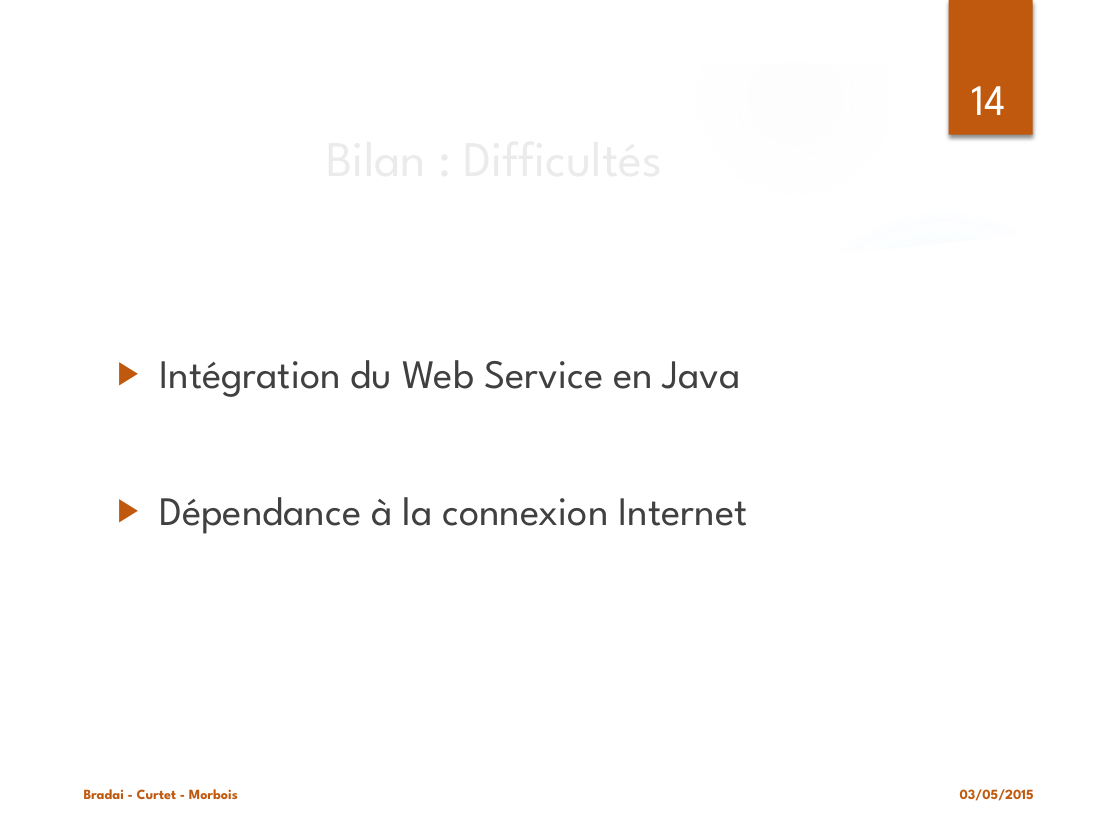
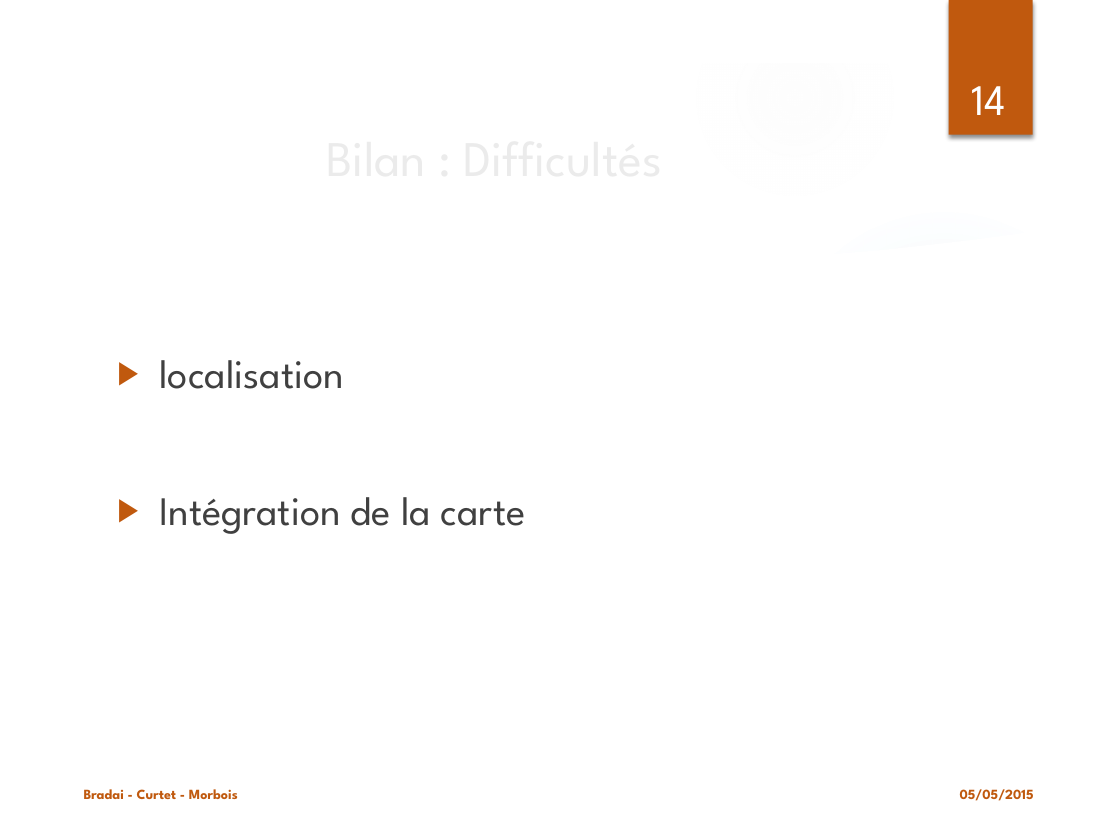
Before and after one commit to haithambradai/archi-velo, a slide deck: slide 14 of Projet ArchiWeb.pptx. Drawn at 1120x840 pixels with LibreOffice and Linux fonts; fonts in the diff are those of the drawing; background and template pictures are left out. Boxes give left, top, right and bottom in pixels: in the first picture for what was removed or moved away, otherwise in the second. Text is boxed around its words. In the diff, an @@ line names an element or a change of style, - is before the commit and + after.

```diff
--- a/Projet ArchiWeb.pptx
+++ b/Projet ArchiWeb.pptx
@@ text at box(159, 360, 526, 534): text changed @@
-▶ Intégration du Web Service en Java
-▶ Dépendance à la connexion Internet
+▶ localisation
+▶ Intégration de la carte
@@ text at box(960, 789, 1034, 801): text changed @@
-03/05/2015
+05/05/2015
```
Also in this commit, not shown: 12 other slides changed.
